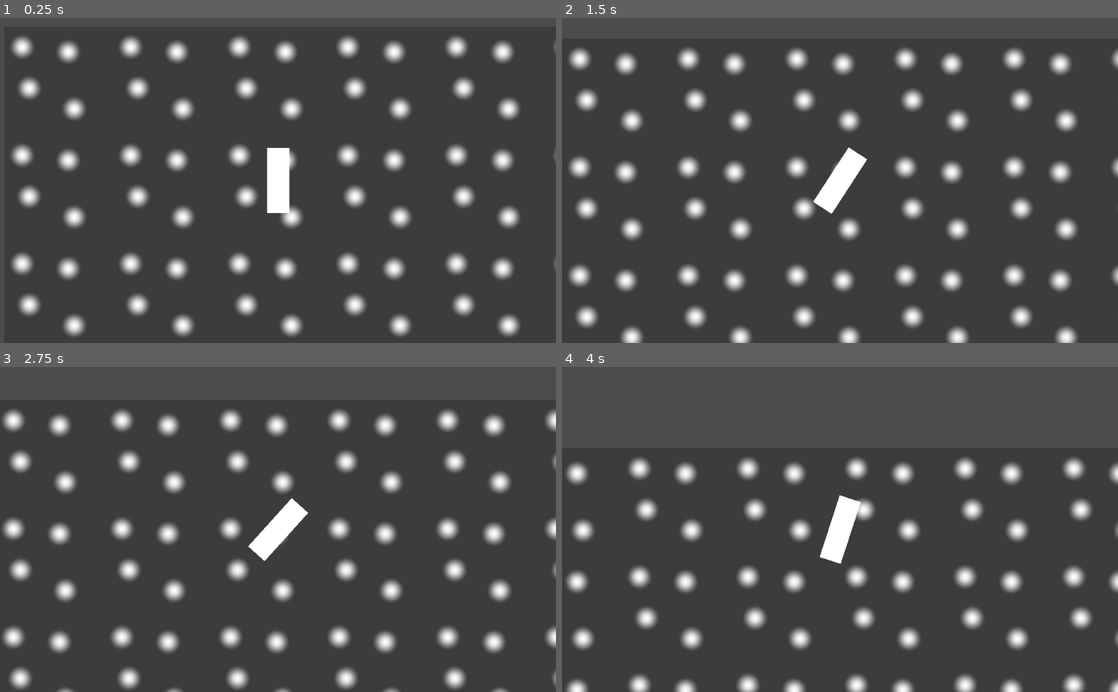
Above: before the commit, frames 1-4 (two rows, left to right).
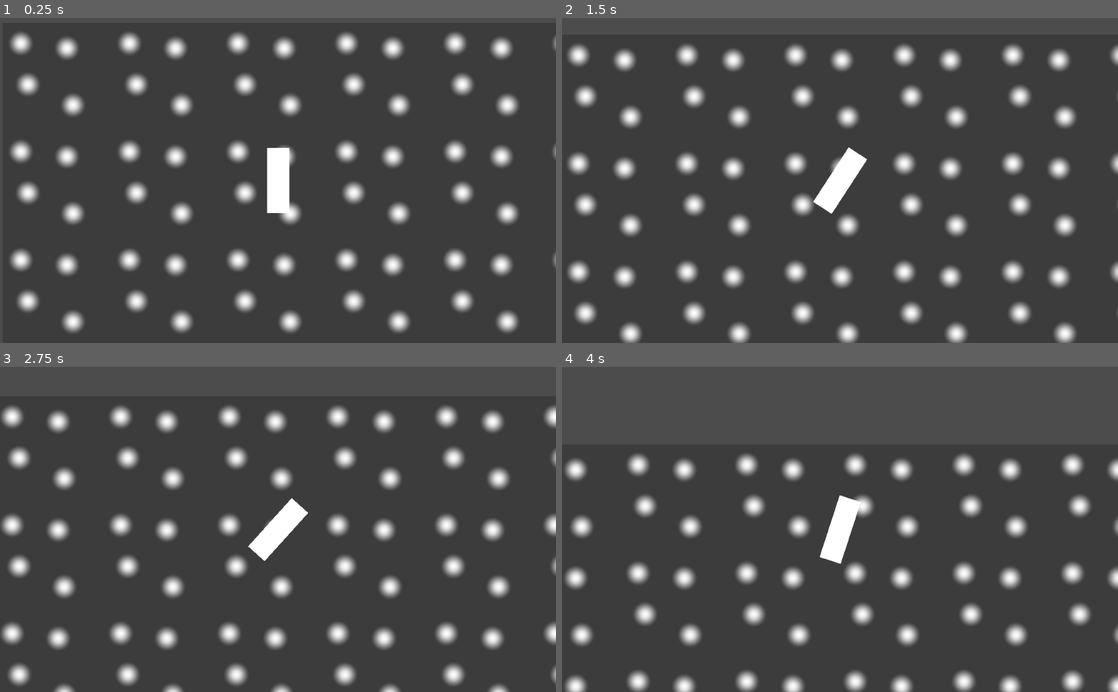
Above: after the commit, the same moments.

Repository: the-g-force/FamJam-April2020
Game: Godot game, scene res://src/Level.tscn
The game is run twice, just before and just after one commit, with the same random seed, the same clock (stepped at 60 frames per second) and the same inputs.
Inputs:
- Up to frame 1 (0.25 s): no input
- Up to frame 2 (1.5 s): hold Right (TurnRight) 0.53-1.28 s; hold Left (TurnLeft) from 1.28 s (still down)
- Up to frame 3 (2.75 s): release Left (TurnLeft) at 2.03 s; hold Right (TurnRight) from 2.03 s (still down)
- Up to frame 4 (4 s): release Right (TurnRight) at 2.78 s; hold Up (Thrust) 2.78-3.53 s; hold Left (TurnLeft) from 3.53 s (still down)

The runs differ from the first frame. In frame 1, 12% of the frame differs, in the area x 1-100%, y 4-99%; in frame 2, 12%; in frame 3, 12%; in frame 4, 9.8%.

Commit message:
Add world boundaries

Diff:
--- a/project/src/Level.tscn
+++ b/project/src/Level.tscn
@@ -9,7 +9,6 @@
 [node name="Node2D" type="Node2D"]
 
 [node name="Sprite" type="Sprite" parent="."]
-position = Vector2( 2.33582, 6.90073 )
 texture = ExtResource( 2 )
 centered = false
 region_enabled = true
@@ -22,6 +21,27 @@
 current = true
 
 [node name="StaticBody2D" type="StaticBody2D" parent="."]
+position = Vector2( 2500, 0 )
 
 [node name="CollisionShape2D" type="CollisionShape2D" parent="StaticBody2D"]
 shape = SubResource( 1 )
+
+[node name="StaticBody2D2" type="StaticBody2D" parent="."]
+position = Vector2( 5000, 2500 )
+rotation = 1.5708
+
+[node name="CollisionShape2D" type="CollisionShape2D" parent="StaticBody2D2"]
+shape = SubResource( 1 )
+
+[node name="StaticBody2D3" type="StaticBody2D" parent="."]
+position = Vector2( 0, 2500 )
+rotation = 1.5708
+
+[node name="CollisionShape2D" type="CollisionShape2D" parent="StaticBody2D3"]
+shape = SubResource( 1 )
+
+[node name="StaticBody2D4" type="StaticBody2D" parent="."]
+position = Vector2( 2500, 5000 )
+
+[node name="CollisionShape2D" type="CollisionShape2D" parent="StaticBody2D4"]
+shape = SubResource( 1 )
